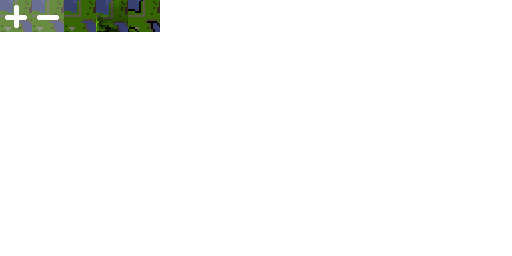
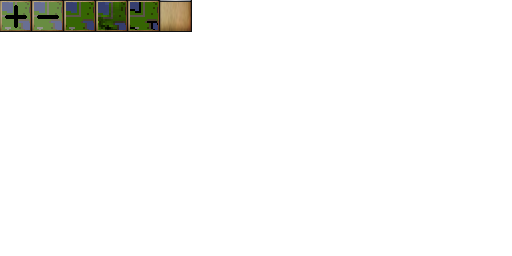
Revision of a layered 512×256 image; what changed, layer by layer:
added layer "Frame-Kopie" above "Frame" over bbox(0, 0, 160, 32)
added layer "Button" above "3D" over bbox(160, 0, 192, 32)
renamed "ZoomIn-Kopie" to "Plus", painted on it over bbox(5, 5, 27, 28)
renamed "ZoomOut-Kopie" to "Minus", painted on it over bbox(37, 15, 59, 20)
